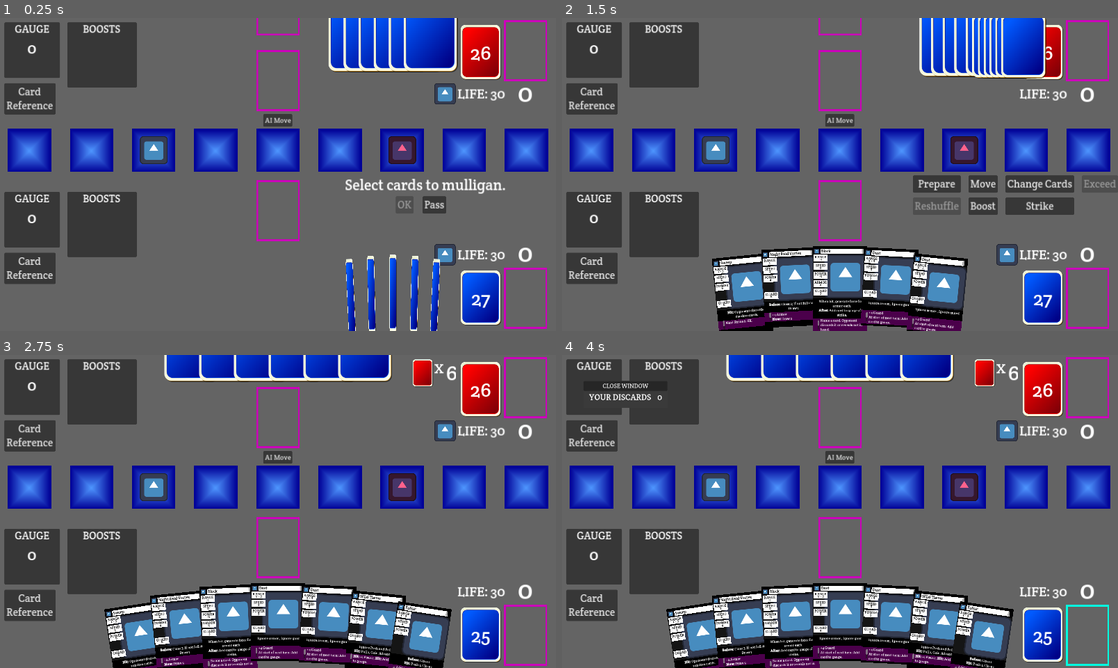
Above: before the commit, frames 1-4 (two rows, left to right).
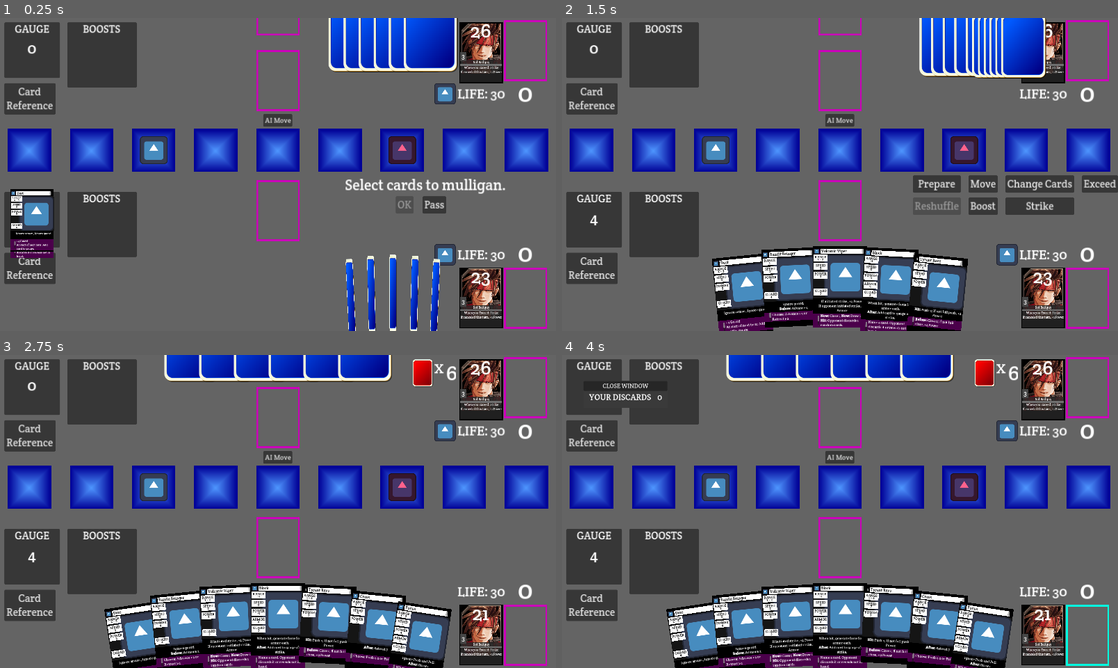
Above: after the commit, the same moments.

Repository: daniel-k-taylor/exceedgameclient
Game: Godot game, scene res://scenes/game/game.tscn
Two runs of this game, one before a commit and one after it. Both use one fixed random seed, a clock stepped at 60 frames per second and the inputs below. The engine's default icon, where the game draws it, is replaced by a stand-in: a white triangle on a blue panel in a dark square.
Inputs (mouse positions are in pixels of both pictures, inside the frame that each line leads up to):
- Up to frame 1 (0.25 s): no input
- Up to frame 2 (1.5 s): click "AI Move" at 0.5 s; click "Pass" at 1.25 s
- Up to frame 3 (2.75 s): click "Prepare" at 2 s
- Up to frame 4 (4 s): click (1040, 636) at 2.77 s; click (1090, 636) at 3.52 s

The runs differ from the first frame. In frame 1, 4.7% of the frame differs, in the area x 1-91%, y 1-100%; in frame 2, 4.3%; in frame 3, 5.4%, in the area x 4-91%, y 1-100%; in frame 4, 5.4%.

Commit message:
character card beginnings

Diff:
--- a/data/decks/testdeck.json
+++ b/data/decks/testdeck.json
@@ -3,22 +3,23 @@
 	"display_name": "Sol Badguy",
 	"character": {
 		"display_name": "Sol Badguy",
-		"image": "test_char.png",
+		"image": "sol.png",
+		"exceed_image": "sol.png",
 		"exceed_cost": 3,
 		"on_exceed": "strike",
 		"ability_effects": [
 			{
-				"timing": "strike",
+				"timing": "during_strike",
 				"condition": "canceled_this_turn",
-				"effect_type": "power_up",
+				"effect_type": "powerup",
 				"amount": 1
 			}
 		],
 		"exceed_ability_effects": [
 			{
-				"timing": "strike",
+				"timing": "during_strike",
 				"condition": "canceled_this_turn",
-				"effect_type": "power_up",
+				"effect_type": "powerup",
 				"amount": 2
 			}
 		]
--- a/globals/card_definitions.gd
+++ b/globals/card_definitions.gd
@@ -100,6 +100,8 @@
 	match condition:
 		"advanced_through":
 			text += "If advanced past opponent, "
+		"canceled_this_turn":
+			text += "If canceled this turn, "
 		"initiated_strike":
 			text += "If initiated strike, "
 		"not_full_push":
@@ -222,6 +224,13 @@
 		effects_str += get_effect_text(effect) + "\n"
 	return effects_str
 
+func get_on_exceed_text(on_exceed_ability):
+	if on_exceed_ability == "strike":
+		return "When you Exceed: Strike\n"
+	elif on_exceed_ability == "":
+		return ""
+	else:
+		return "MISSING_EXCEED_EFFECT\n"
 
 func get_boost_text(effects):
 	return get_effects_text(effects)
--- /dev/null
+++ b/scenes/card/character_card_base.gd
@@ -0,0 +1,30 @@
+extends Node2D
+
+const PathPrefix = "res://assets/character_images/"
+
+func exceed(is_exceed : bool):
+	$MainPanelContainer/MainContainer/VerticalLayout/ImageMarginContainer/ImageHBox/CharacterImage.visible = not is_exceed
+	$MainPanelContainer/MainContainer/VerticalLayout/ImageMarginContainer/ImageHBox/CharacterExceedImage.visible = is_exceed
+	$MainPanelContainer/BackgroundContainer/ExceedBackground.visible = is_exceed
+	$MainPanelContainer/MainContainer/VerticalLayout/TextMarginContainer/TextPanelBacking/TextVLayout/BufferPanelNormal.visible = not is_exceed
+	$MainPanelContainer/MainContainer/VerticalLayout/TextMarginContainer/TextPanelBacking/TextVLayout/BufferPanelExceed.visible = is_exceed
+	$MainPanelContainer/MainContainer/VerticalLayout/TextMarginContainer/TextPanelBacking/TextVLayout/EffectLabel.visible = not is_exceed
+	$MainPanelContainer/MainContainer/VerticalLayout/TextMarginContainer/TextPanelBacking/TextVLayout/EffectLabelExceed.visible = is_exceed
+
+func set_image(image_name, exceed_image_name):
+	var image_path = PathPrefix + image_name
+	var exceed_image_path = PathPrefix + exceed_image_name
+	$MainPanelContainer/MainContainer/VerticalLayout/ImageMarginContainer/ImageHBox/CharacterImage.texture = load(image_path)
+	$MainPanelContainer/MainContainer/VerticalLayout/ImageMarginContainer/ImageHBox/CharacterExceedImage.texture = load(exceed_image_path)
+
+func set_name_text(name_text):
+	$MainPanelContainer/MainContainer/VerticalLayout/TextMarginContainer/TextPanelBacking/TextVLayout/CharacterNameLabel.text = name_text
+
+func set_cost(cost):
+	$ExceedCostPanel/CostMargin/ExceedCostLabel.text = str(cost)
+
+func set_effect(effect_text, exceed_effect_text):
+	var effect_str = "[center]%s[/center]" % effect_text
+	var exceed_str = "[center]%s[/center]" % exceed_effect_text
+	$MainPanelContainer/MainContainer/VerticalLayout/TextMarginContainer/TextPanelBacking/TextVLayout/EffectLabel.text = effect_str
+	$MainPanelContainer/MainContainer/VerticalLayout/TextMarginContainer/TextPanelBacking/TextVLayout/EffectLabelExceed.text = exceed_str
--- /dev/null
+++ b/scenes/card/character_card_base.tscn
@@ -0,0 +1,148 @@
+[gd_scene load_steps=9 format=3 uid="uid://dvan4a8ftuplj"]
+
+[ext_resource type="Texture2D" uid="uid://b61gro3gblok8" path="res://assets/character_images/sol.png" id="1_1coex"]
+[ext_resource type="Script" path="res://scenes/card/character_card_base.gd" id="1_mmbsg"]
+
+[sub_resource type="StyleBoxFlat" id="StyleBoxFlat_63mev"]
+bg_color = Color(0, 0, 0, 1)
+
+[sub_resource type="StyleBoxFlat" id="StyleBoxFlat_ilwpo"]
+bg_color = Color(0.262745, 0, 0, 1)
+
+[sub_resource type="StyleBoxFlat" id="StyleBoxFlat_rx5ku"]
+bg_color = Color(0.14902, 0.14902, 0.14902, 0.85098)
+
+[sub_resource type="StyleBoxFlat" id="StyleBoxFlat_thb3r"]
+bg_color = Color(0.984314, 0, 0.0117647, 1)
+
+[sub_resource type="StyleBoxFlat" id="StyleBoxFlat_g4hbx"]
+bg_color = Color(0.435294, 0.435294, 0.435294, 1)
+
+[sub_resource type="StyleBoxFlat" id="StyleBoxFlat_u4gyc"]
+bg_color = Color(0.27451, 0.27451, 0.27451, 1)
+
+[node name="CharacterCard" type="Node2D"]
+script = ExtResource("1_mmbsg")
+
+[node name="MainPanelContainer" type="PanelContainer" parent="."]
+custom_minimum_size = Vector2(250, 350)
+offset_right = 40.0
+offset_bottom = 40.0
+theme_override_styles/panel = SubResource("StyleBoxFlat_63mev")
+
+[node name="BackgroundContainer" type="MarginContainer" parent="MainPanelContainer"]
+layout_mode = 2
+
+[node name="ExceedBackground" type="Panel" parent="MainPanelContainer/BackgroundContainer"]
+visible = false
+layout_mode = 2
+theme_override_styles/panel = SubResource("StyleBoxFlat_ilwpo")
+
+[node name="MainContainer" type="MarginContainer" parent="MainPanelContainer"]
+layout_mode = 2
+theme_override_constants/margin_left = 5
+theme_override_constants/margin_top = 5
+theme_override_constants/margin_right = 5
+theme_override_constants/margin_bottom = 5
+
+[node name="VerticalLayout" type="VBoxContainer" parent="MainPanelContainer/MainContainer"]
+layout_mode = 2
+theme_override_constants/separation = -80
+
+[node name="ImageMarginContainer" type="MarginContainer" parent="MainPanelContainer/MainContainer/VerticalLayout"]
+custom_minimum_size = Vector2(0, 100)
+layout_mode = 2
+
+[node name="ImageHBox" type="HBoxContainer" parent="MainPanelContainer/MainContainer/VerticalLayout/ImageMarginContainer"]
+layout_mode = 2
+theme_override_constants/separation = 3
+
+[node name="LeftCharacterMargin" type="MarginContainer" parent="MainPanelContainer/MainContainer/VerticalLayout/ImageMarginContainer/ImageHBox"]
+layout_mode = 2
+
+[node name="CharacterImage" type="TextureRect" parent="MainPanelContainer/MainContainer/VerticalLayout/ImageMarginContainer/ImageHBox"]
+layout_mode = 2
+size_flags_horizontal = 3
+texture = ExtResource("1_1coex")
+expand_mode = 5
+
+[node name="CharacterExceedImage" type="TextureRect" parent="MainPanelContainer/MainContainer/VerticalLayout/ImageMarginContainer/ImageHBox"]
+visible = false
+layout_mode = 2
+size_flags_horizontal = 3
+texture = ExtResource("1_1coex")
+expand_mode = 5
+
+[node name="RightCharacterMargin" type="MarginContainer" parent="MainPanelContainer/MainContainer/VerticalLayout/ImageMarginContainer/ImageHBox"]
+layout_mode = 2
+
+[node name="TextMarginContainer" type="MarginContainer" parent="MainPanelContainer/MainContainer/VerticalLayout"]
+layout_mode = 2
+size_flags_vertical = 3
+
+[node name="TextPanelBacking" type="PanelContainer" parent="MainPanelContainer/MainContainer/VerticalLayout/TextMarginContainer"]
+layout_mode = 2
+theme_override_styles/panel = SubResource("StyleBoxFlat_rx5ku")
+
+[node name="TextVLayout" type="VBoxContainer" parent="MainPanelContainer/MainContainer/VerticalLayout/TextMarginContainer/TextPanelBacking"]
+layout_mode = 2
+theme_override_constants/separation = -2
+
+[node name="CharacterNameLabel" type="Label" parent="MainPanelContainer/MainContainer/VerticalLayout/TextMarginContainer/TextPanelBacking/TextVLayout"]
+layout_mode = 2
+theme_override_font_sizes/font_size = 19
+text = "CHARACTER NAME"
+horizontal_alignment = 1
+
+[node name="BufferPanelExceed" type="Panel" parent="MainPanelContainer/MainContainer/VerticalLayout/TextMarginContainer/TextPanelBacking/TextVLayout"]
+visible = false
+custom_minimum_size = Vector2(0, 10)
+layout_mode = 2
+theme_override_styles/panel = SubResource("StyleBoxFlat_thb3r")
+
+[node name="BufferPanelNormal" type="Panel" parent="MainPanelContainer/MainContainer/VerticalLayout/TextMarginContainer/TextPanelBacking/TextVLayout"]
+custom_minimum_size = Vector2(0, 10)
+layout_mode = 2
+theme_override_styles/panel = SubResource("StyleBoxFlat_g4hbx")
+
+[node name="EffectLabel" type="RichTextLabel" parent="MainPanelContainer/MainContainer/VerticalLayout/TextMarginContainer/TextPanelBacking/TextVLayout"]
+layout_mode = 2
+size_flags_vertical = 3
+theme_override_font_sizes/normal_font_size = 18
+bbcode_enabled = true
+text = "[center]When you Exceed, Strike.
+When you Strike, if you Canceled this turn, +2 Power.
+This is trying out
+Some cooler stuff[/center]"
+scroll_active = false
+
+[node name="EffectLabelExceed" type="RichTextLabel" parent="MainPanelContainer/MainContainer/VerticalLayout/TextMarginContainer/TextPanelBacking/TextVLayout"]
+visible = false
+layout_mode = 2
+size_flags_vertical = 3
+theme_override_font_sizes/normal_font_size = 18
+bbcode_enabled = true
+text = "[center]When you Exceed, Strike.
+When you Strike, if you Canceled this turn, +2 Power.
+This is trying out
+Some cooler stuff[/center]"
+scroll_active = false
+
+[node name="ExceedCostPanel" type="PanelContainer" parent="."]
+offset_left = 5.0
+offset_top = 170.0
+offset_right = 37.0
+offset_bottom = 225.0
+theme_override_styles/panel = SubResource("StyleBoxFlat_u4gyc")
+
+[node name="CostMargin" type="MarginContainer" parent="ExceedCostPanel"]
+layout_mode = 2
+theme_override_constants/margin_left = 7
+theme_override_constants/margin_right = 7
+theme_override_constants/margin_bottom = 3
+
+[node name="ExceedCostLabel" type="Label" parent="ExceedCostPanel/CostMargin"]
+layout_mode = 2
+theme_override_font_sizes/font_size = 38
+text = "0"
+horizontal_alignment = 1
--- a/scenes/game/game.gd
+++ b/scenes/game/game.gd
@@ -5,6 +5,7 @@
 const GameLogic = preload("res://scenes/game/gamelogic.gd")
 const CardPopout = preload("res://scenes/game/card_popout.gd")
 const GaugePanel = preload("res://scenes/game/gauge_panel.gd")
+const CharacterCardBase = preload("res://scenes/card/character_card_base.gd")
 
 const OffScreen = Vector2(-1000, -1000)
 const ReferenceScreenIdRangeStart = 90000
@@ -15,7 +16,7 @@
 var chosen_deck = null
 var NextCardId = 1
 
-const Test_StartWithGauge = false
+const Test_StartWithGauge = true
 
 var first_run_done = false
 var select_card_require_min = 0
@@ -61,6 +62,10 @@
 
 @onready var game_logic : GameLogic = $GameLogic
 @onready var card_popout : CardPopout = $CardPopout
+@onready var player_character_card : CharacterCardBase  = $PlayerDeck/PlayerCharacterCard
+@onready var opponent_character_card : CharacterCardBase  = $OpponentDeck/OpponentCharacterCard
+@onready var player_card_count = $PlayerDeck/DeckButton/CardCountContainer/VBoxContainer/CardCount
+@onready var opponent_card_count = $OpponentDeck/DeckButton/CardCountContainer/VBoxContainer/CardCount
 
 @onready var CenterCardOval = Vector2(get_viewport().content_scale_size) * Vector2(0.5, 1.25)
 @onready var HorizontalRadius = get_viewport().content_scale_size.x * 0.45
@@ -76,6 +81,21 @@
 
 	$PlayerLife.set_life(game_logic.player.life)
 	$OpponentLife.set_life(game_logic.opponent.life)
+
+	setup_character_cards(chosen_deck, chosen_deck)
+
+func setup_character_cards(player_deck, opponent_deck):
+	setup_character_card(player_character_card, player_deck['character'])
+	setup_character_card(opponent_character_card, opponent_deck['character'])
+
+func setup_character_card(character_card, character):
+	character_card.set_name_text(character['display_name'])
+	character_card.set_image(character['image'], character['exceed_image'])
+	var on_exceed_text = CardDefinitions.get_on_exceed_text(character['on_exceed'])
+	var effect_text = on_exceed_text + CardDefinitions.get_effects_text(character['ability_effects'])
+	var exceed_text = CardDefinitions.get_effects_text(character['exceed_ability_effects'])
+	character_card.set_effect(effect_text, exceed_text)
+	character_card.set_cost(character['exceed_cost'])
 
 func finish_initialization():
 	spawn_all_cards()
@@ -193,8 +213,8 @@
 func update_card_counts():
 	$OpponentHand/OpponentHandBox/OpponentNumCards.text = str(len(game_logic.opponent.hand))
 
-	$PlayerDeck/DeckButton/CardCountContainer/CardCount.text = str(len(game_logic.player.deck))
-	$OpponentDeck/DeckButton/CardCountContainer/CardCount.text = str(len(game_logic.opponent.deck))
+	player_card_count.text = str(len(game_logic.player.deck))
+	opponent_card_count.text = str(len(game_logic.opponent.deck))
 
 	$PlayerDeck/DiscardCount.text = str(len(game_logic.player.discards))
 	$OpponentDeck/DiscardCount.text = str(len(game_logic.opponent.discards))
@@ -501,8 +521,10 @@
 	var player = event['event_player']
 	if player == game_logic.player:
 		$PlayerCharacter.modulate = Color(float(98)/255, float(250)/255, 0, 1)
+		player_character_card.exceed(true)
 	else:
 		$OpponentCharacter.modulate = Color(float(66)/255, float(0)/255, float(24)/255, 1)
+		$OpponentCharacterCard.exceed(true)
 
 func _on_force_start_strike(event):
 	var player = event['event_player']
@@ -702,12 +724,12 @@
 	var card = find_card_on_board(event['number'])
 	if event['event_player'] == game_logic.player:
 		_move_card_to_strike_area(card, $PlayerStrike/StrikeZone, $AllCards/Striking, true, is_ex)
-		if not is_ex:
+		if not is_ex and game_logic.game_state == game_logic.GameState.GameState_Strike_Opponent_Response:
 			ai_strike_response()
 	else:
 		# Opponent started strike, player has to respond.
 		_move_card_to_strike_area(card, $OpponentStrike/StrikeZone, $AllCards/Striking, false, is_ex)
-		if not is_ex:
+		if not is_ex and game_logic.game_state == game_logic.GameState.GameState_Strike_Opponent_Response:
 			begin_strike_choosing(true, false)
 
 func _on_strike_reveal(_event):
--- a/scenes/game/game.tscn
+++ b/scenes/game/game.tscn
@@ -2,7 +2,6 @@
 
 [ext_resource type="Script" path="res://scenes/game/game.gd" id="1_4f5jr"]
 [ext_resource type="Script" path="res://scenes/game/gamelogic.gd" id="2_cjkiw"]
-[ext_resource type="Texture2D" uid="uid://cpolsw2tyi4m" path="res://assets/cardbacks/cardback_blue.svg" id="2_x8lc6"]
 [ext_resource type="PackedScene" uid="uid://u7pf7tbgppmh" path="res://scenes/game/arena_square.tscn" id="3_xg2e8"]
 [ext_resource type="Texture2D" uid="uid://dh8tat2r8ttx1" path="res://assets/cards/card_border_highlight.png" id="4_5y76h"]
 [ext_resource type="Texture2D" uid="uid://b433drvl0djch" path="res://assets/cards/arena_border_highlight_waiting.png" id="4_72uk1"]
@@ -17,6 +16,7 @@
 [ext_resource type="PackedScene" uid="uid://dxtsdthw5sxbc" path="res://scenes/game/card_popout.tscn" id="14_lyeqj"]
 [ext_resource type="Texture2D" uid="uid://ded5jrn5yju2j" path="res://assets/cards/card_border_highlight_pressed.png" id="16_laiwo"]
 [ext_resource type="Texture2D" uid="uid://mn1hj4i3k7l7" path="res://assets/cards/card_border_highlight_selected.png" id="17_rr8uh"]
+[ext_resource type="PackedScene" uid="uid://dvan4a8ftuplj" path="res://scenes/card/character_card_base.tscn" id="18_imast"]
 
 [node name="GameScene" type="Node2D"]
 script = ExtResource("1_4f5jr")
@@ -295,6 +295,10 @@
 offset_bottom = 520.0
 
 [node name="PlayerDeck" type="Node2D" parent="."]
+
+[node name="PlayerCharacterCard" parent="PlayerDeck" instance=ExtResource("18_imast")]
+position = Vector2(1058, 574)
+scale = Vector2(0.4, 0.4)
 
 [node name="DeckButton" type="TextureButton" parent="PlayerDeck"]
 anchors_preset = 3
@@ -309,9 +313,6 @@
 grow_horizontal = 0
 grow_vertical = 0
 scale = Vector2(0.75, 0.75)
-texture_normal = ExtResource("2_x8lc6")
-texture_pressed = ExtResource("2_x8lc6")
-texture_hover = ExtResource("2_x8lc6")
 ignore_texture_size = true
 stretch_mode = 4
 
@@ -320,8 +321,12 @@
 layout_mode = 0
 offset_right = 40.0
 offset_bottom = 40.0
-
-[node name="CardCount" type="Label" parent="PlayerDeck/DeckButton/CardCountContainer"]
+theme_override_constants/margin_top = -20
+
+[node name="VBoxContainer" type="VBoxContainer" parent="PlayerDeck/DeckButton/CardCountContainer"]
+layout_mode = 2
+
+[node name="CardCount" type="Label" parent="PlayerDeck/DeckButton/CardCountContainer/VBoxContainer"]
 layout_mode = 2
 theme_override_colors/font_color = Color(1, 1, 1, 1)
 theme_override_font_sizes/font_size = 60
@@ -360,6 +365,10 @@
 Reference"
 
 [node name="OpponentDeck" type="Node2D" parent="."]
+
+[node name="OpponentCharacterCard" parent="OpponentDeck" instance=ExtResource("18_imast")]
+position = Vector2(1058, 10)
+scale = Vector2(0.4, 0.4)
 
 [node name="DeckButton" type="TextureButton" parent="OpponentDeck"]
 anchors_preset = 3
@@ -374,9 +383,6 @@
 grow_horizontal = 0
 grow_vertical = 0
 scale = Vector2(0.75, 0.75)
-texture_normal = ExtResource("5_dd21w")
-texture_pressed = ExtResource("5_dd21w")
-texture_hover = ExtResource("5_dd21w")
 ignore_texture_size = true
 stretch_mode = 4
 
@@ -385,8 +391,12 @@
 layout_mode = 0
 offset_right = 40.0
 offset_bottom = 40.0
-
-[node name="CardCount" type="Label" parent="OpponentDeck/DeckButton/CardCountContainer"]
+theme_override_constants/margin_top = -20
+
+[node name="VBoxContainer" type="VBoxContainer" parent="OpponentDeck/DeckButton/CardCountContainer"]
+layout_mode = 2
+
+[node name="CardCount" type="Label" parent="OpponentDeck/DeckButton/CardCountContainer/VBoxContainer"]
 layout_mode = 2
 theme_override_colors/font_color = Color(1, 1, 1, 1)
 theme_override_font_sizes/font_size = 60
--- a/scenes/game/gamelogic.gd
+++ b/scenes/game/gamelogic.gd
@@ -1494,8 +1494,9 @@
 
 	var events = performing_player.discard(card_ids)
 	events += performing_player.exceed()
-	events += performing_player.draw(1)
-	events += check_hand_size_advance_turn(performing_player)
+	if game_state != GameState.GameState_WaitForStrike:
+		events += performing_player.draw(1)
+		events += check_hand_size_advance_turn(performing_player)
 	return events
 
 func do_boost(performing_player : Player, card_id : int):
Binary file added: assets/character_images/ky.png
Binary file added: assets/character_images/sol.png
Not shown, changed: work.todo
